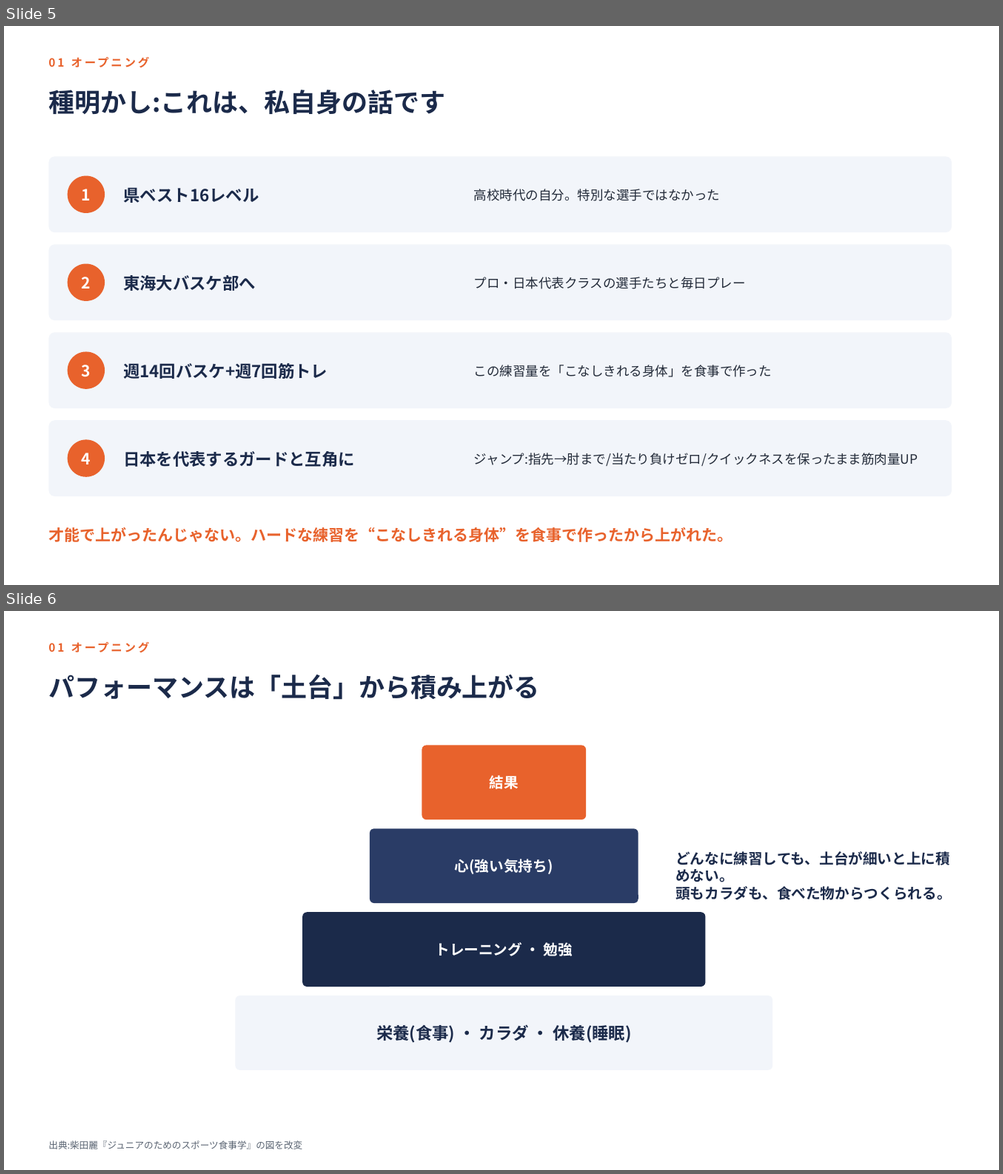
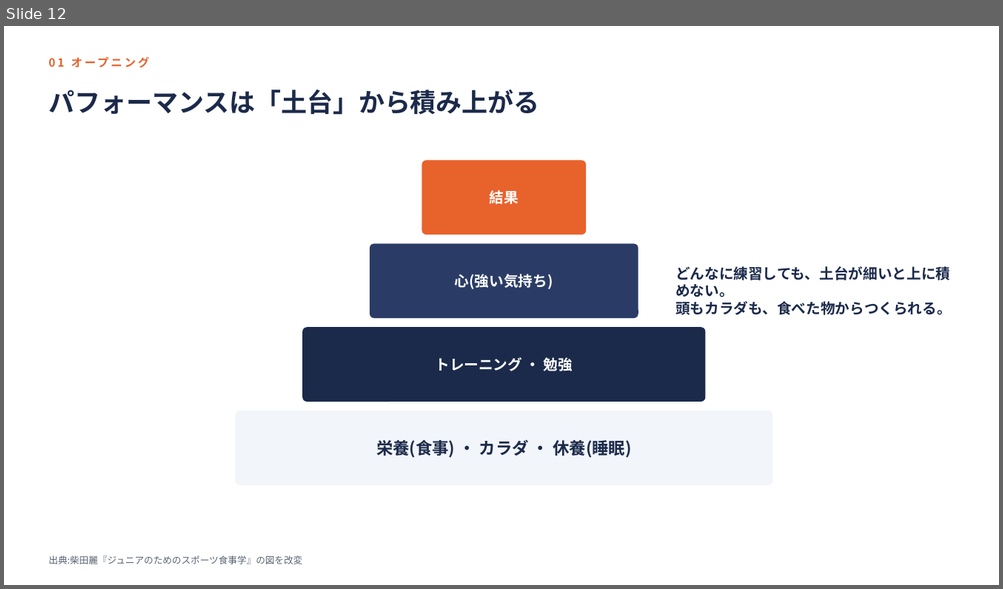
Before and after one commit to k-nomiya/Claude-Code-Test, a slide deck: nutrition-workshop/slides.pptx. Shown one above the other, each under a label of ours: slides 5 and 6 before the commit, slide 12 after it. The pictures are 1003x1174 and 1003x589 pixels, drawn with LibreOffice and Linux fonts; fonts in the diff are those of the drawing. Boxes give left, top, right and bottom in pixels: in the first picture for what was removed or moved away, otherwise in the second. Text is boxed around its words. In the diff, an @@ line names an element or a change of style, - is before the commit and + after.

```diff
--- a/nutrition-workshop/slides.pptx
+++ b/nutrition-workshop/slides.pptx
@@ slide 5 removed at (4,26,999,585), background #FFFFFF @@
@@ text removed at (71,57,149,67) @@
-01 オープニング
@@ text removed at (48,90,445,115) @@
-種明かし:これは、私自身の話です
@@ rounded rectangle removed at (48,156,951,232) @@
@@ ellipse removed at (68,176,105,213) @@
@@ text removed at (82,189,91,201) @@
-1
@@ text removed at (123,187,259,203) @@
-県ベスト16レベル
@@ text removed at (474,189,720,201) @@
-高校時代の自分。特別な選手ではなかった
@@ rounded rectangle removed at (48,244,951,321) @@
@@ ellipse removed at (68,264,105,301) @@
@@ text removed at (82,277,91,289) @@
-2
@@ text removed at (123,275,256,291) @@
-東海大バスケ部へ
@@ text removed at (474,277,745,289) @@
-プロ・日本代表クラスの選手たちと毎日プレー
@@ rounded rectangle removed at (48,332,951,409) @@
@@ ellipse removed at (68,352,105,389) @@
@@ text removed at (82,365,91,378) @@
-3
@@ text removed at (123,363,327,379) @@
-週14回バスケ+週7回筋トレ
@@ text removed at (474,365,771,378) @@
-この練習量を「こなしきれる身体」を食事で作った
@@ rounded rectangle removed at (48,420,951,497) @@
@@ ellipse removed at (68,440,105,477) @@
@@ text removed at (82,453,91,465) @@
-4
@@ text removed at (123,452,354,467) @@
-日本を代表するガードと互角に
@@ text removed at (474,453,917,466) @@
-ジャンプ:指先→肘まで/当たり負けゼロ/クイックネスを保ったまま筋肉量UP
@@ text removed at (48,528,732,543) @@
-才能で上がったんじゃない。ハードな練習を“こなしきれる身体”を食事で作ったから上がれた。
@@ what was slide 6 is now slide 12 @@
```
Also in this commit, not shown: 4 slides changed, 8 slides added, 2 other slides removed, 1 other file.
